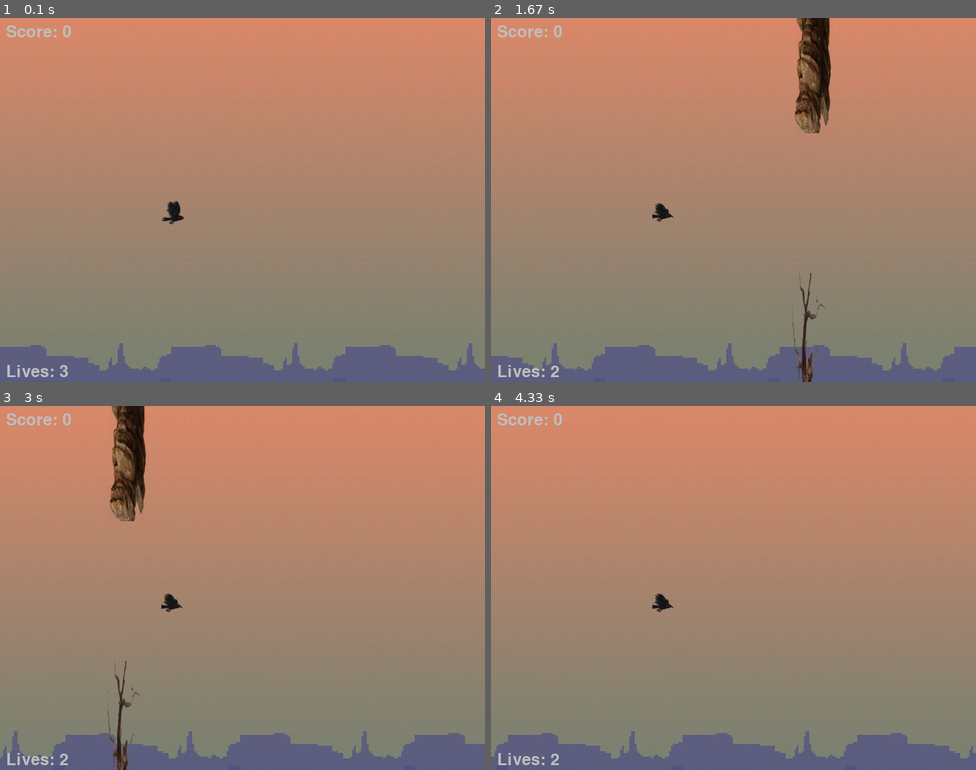
Above: before the commit, frames 1-4 (two rows, left to right).
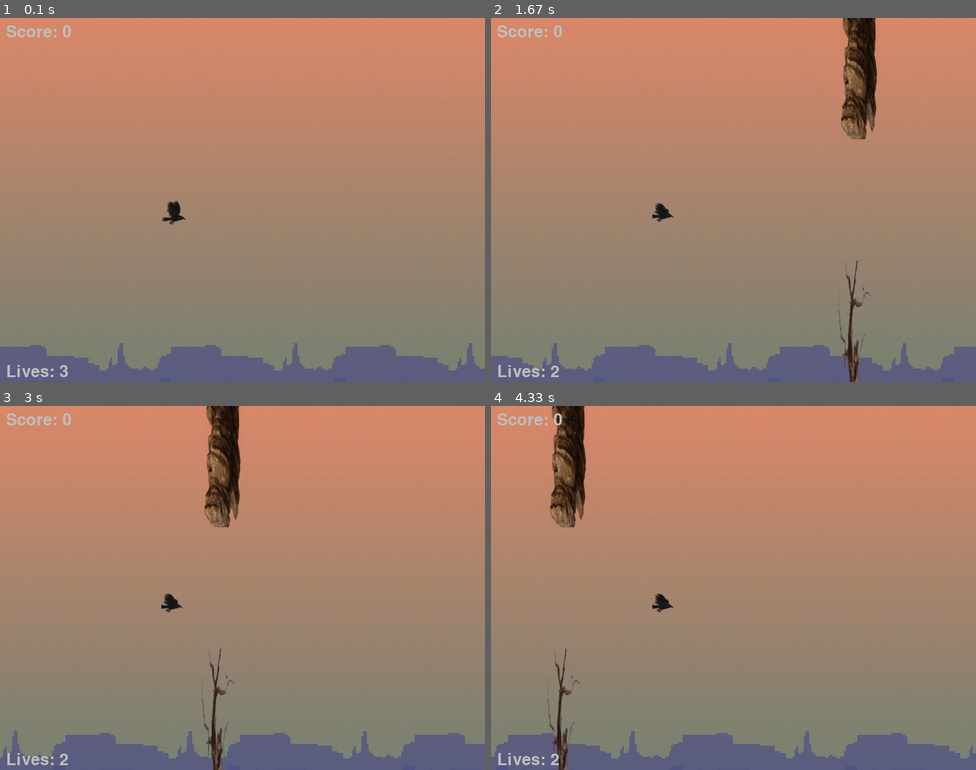
Above: after the commit, the same moments.

Repository: Showtimeeee/flappy_crow_pygame
Game: pygame game, started from main.py
The game is run twice, just before and just after one commit, with the same random seed, the same clock (stepped at 60 frames per second) and the same inputs.
Inputs (mouse positions are in pixels of both pictures, inside the frame that each line leads up to):
- Up to frame 1 (0.1 s): no input
- Up to frame 2 (1.67 s): press the mouse at (733, 221) at 0.37 s; move the mouse to (675, 214) at 0.47 s; release the mouse at (617, 203) at 0.6 s; press the mouse at (733, 221) at 0.7 s; move the mouse to (757, 258) at 0.8 s; release the mouse at (777, 291) at 0.93 s
- Up to frame 3 (3 s): no input
- Up to frame 4 (4.33 s): no input

The runs differ from the first frame. In frame 1, less than 0.1% of the frame differs, in the area x 35-39%, y 54-57%; in frame 2, 5.0%, in the area x 62-80%, y 0-100%; in frame 3, 4.9%; in frame 4, 2.5%.

Commit message:
correct game, bug fix, gate.

Diff:
--- a/main.py
+++ b/main.py
@@ -1,13 +1,23 @@
 import pygame as pg
+from random import randint
+
 pg.init()
 WIDTH, HEIGHT = 800, 600
 FPS = 60
-bg_music = pg.mixer.Sound('sounds/bgmus.mp3')
-bg_music.set_volume(0.5)
+
+bg_music = pg.mixer.Sound('sounds/bgmus.wav')
+bg_music.set_volume(0.3)
 bg_music.play(loops=-1)
+mah_sound = pg.mixer.Sound('sounds/mah.wav')
+mah_sound.set_volume(0.5)
+fail_sound = pg.mixer.Sound('sounds/carrr.wav')
+fail_sound.set_volume(0.5)
 
 window = pg.display.set_mode((WIDTH, HEIGHT))
 clock = pg.time.Clock()
+
+pg.display.set_caption('Flappy crow')
+pg.display.set_icon(pg.image.load('image/crow/raven.ico'))
 
 font_score = pg.font.Font(None, 40)
 font_game_over = pg.font.Font(None, 40)
@@ -25,55 +35,59 @@
 timer = 10
 rocks = []
 bgs = []
+rock_scores = []
 bgs.append(pg.Rect(0, 0, 288, 600))
 lives = 3
 scores = 0
-
-
+rock_speed = 3
+# rock gate
+gate_size = 200
+gate_pos = HEIGHT // 2
 
 play = True
 while play:
     for event in pg.event.get():
         if event.type == pg.QUIT:
             play = False
-
     # controls
     press = pg.mouse.get_pressed()
     keys = pg.key.get_pressed()
     click = press[0] or keys[pg.K_SPACE]
 
-    # timer если значение > 0 то должен стремиться к 0
-    if timer > 0:
+    # timer
+    if timer:
         timer -= 1
-    # смена кадров
+
+    # change frame
     frame = (frame + 0.1) % 4
 
     for i in range(len(bgs)-1, -1, -1):
         bg = bgs[i]
-        bg.x -= 1
+        bg.x -= rock_speed // 2
         # drop rocks if off window
         if bg.right < 0:
             bgs.remove(bg)
 
-        # склеивание картинок для фона
+        # gluing picture for the background
         if bgs[len(bgs)-1].right <= WIDTH:
             bgs.append(pg.Rect(bgs[len(bgs)-1].right, 0, 288, 600))
 
     # obstacles
     for i in range(len(rocks)-1, -1, -1):
         rock = rocks[i]
-        rock.x -= 4
+        rock.x -= rock_speed
         # drop rocks if off window
         if rock.right < 0:
             rocks.remove(rock)
+            if rock in rock_scores:
+                rock_scores.remove(rock)
 
     # state parameters
     if state == 'start':
-        if click and timer == 0 and len(rocks) == 0:
-            mah_sound = pg.mixer.Sound('sounds/mah.mp3')
+        if click and not timer and not len(rocks):
             mah_sound.play()
             state = 'play'
-        # возврат на место
+        # return pos
         py += (HEIGHT // 2 - py) * 0.1
         player.y = py
     elif state == 'play':
@@ -81,15 +95,21 @@
             ay = -2
         else:
             ay = 0
-        # gravitation player
+        # player gravity
         py += sy
         sy = (sy + ay + 1) * 0.98
         player.y = py
 
-        # rocks
-        if len(rocks) == 0 or rocks[len(rocks)-1].x < WIDTH - 200:
-            rocks.append(pg.Rect(WIDTH, 0, 62, 190))
-            rocks.append(pg.Rect(WIDTH, 420, 50, 190))
+        # add rocks, gate
+        if not len(rocks) or rocks[len(rocks)-1].x < WIDTH - 200:
+            rocks.append(pg.Rect(WIDTH, 0, 62, gate_pos - gate_size // 2))
+            rocks.append(pg.Rect(WIDTH, gate_pos + gate_size // 2, 52, HEIGHT - gate_pos + gate_size // 2))
+            # change pos gate algorithm
+            gate_pos += randint(-100, 100)
+            if gate_pos < gate_size:
+                gate_pos = gate_size
+            elif gate_pos > HEIGHT - gate_size:
+                gate_pos = HEIGHT - gate_size
 
         # collision
         if player.top < 0 or player.bottom > HEIGHT:
@@ -98,27 +118,34 @@
         for rock in rocks:
             if player.colliderect(rock):
                 state = 'fail'
+            # add scores after rock
+            if rock.right < player.left and rock not in rock_scores:
+                rock_scores.append(rock)
+                scores += 5
+                # score to speed
+                rock_speed = 3 + scores // 100
 
     elif state == 'fail':
+        fail_sound.play()
         # reset to start
         sy, ay = 0, 0
-        # sound
-        fail_sound = pg.mixer.Sound('sounds/carrr.mp3')
-        fail_sound.play()
+        # return gate pos
+        gate_pos = HEIGHT // 2
         lives -= 1
-        if lives > 0:
+        if lives:
             state = 'start'
-            # delay before start
+            # delay before start 1 min
             timer = 60
         else:
-            state = 'Game over'
+            font_score = pg.font.Font(None, 60)
+            state = 'game over'
             timer = 120
     else:
         py += sy
         sy = (sy + ay + 1) * 0.98
         player.y = py
-
-        if timer == 0:
+        # if timer == 0
+        if not timer:
             play = False
 
     # bg
@@ -127,21 +154,21 @@
 
     # obstacle location
     for rock in rocks:
-        if rock.y == 0:
+        if not rock.y:
             rect = img_botrock.get_rect(bottomleft=rock.bottomleft)
             window.blit(img_botrock, rect)
         else:
             rect = img_botrock.get_rect(topleft=rock.topleft)
             window.blit(img_toprock, rect)
 
-    image = img_crow.subsurface(60 * int(frame), 0, 37, 40)
-    # lift up head anim
+    image = img_crow.subsurface(60 * int(frame), 0, 40, 50)
+    # raven spin anim 'nose up'
     image = pg.transform.rotate(image, -sy * 2)
     window.blit(image, player)
-    # scores
-    text = font_score.render('Score: ' + str(scores), 1, pg.Color('grey'))
+    # scores text
+    text = font_score.render('Score: ' + str(scores), 11, pg.Color('grey'))
     window.blit(text, (10, 10))
-    # lives
+    # lives text
     text = font_score.render('Lives: ' + str(lives), 1, pg.Color('grey'))
     window.blit(text, (10, HEIGHT - 30))
 
Binary file added: image/screen/Screenshot1.png
Binary file added: image/screen/Screenshot2.png
Binary file added: image/screen/Screenshot3.png
Not shown, added: requirements.txt
Not shown, removed: sounds/bgmus.mp3
Not shown, added: sounds/bgmus.wav
Not shown, removed: sounds/carrr.mp3
Not shown, added: sounds/carrr.wav
Not shown, removed: sounds/mah.mp3
Not shown, added: sounds/mah.wav
